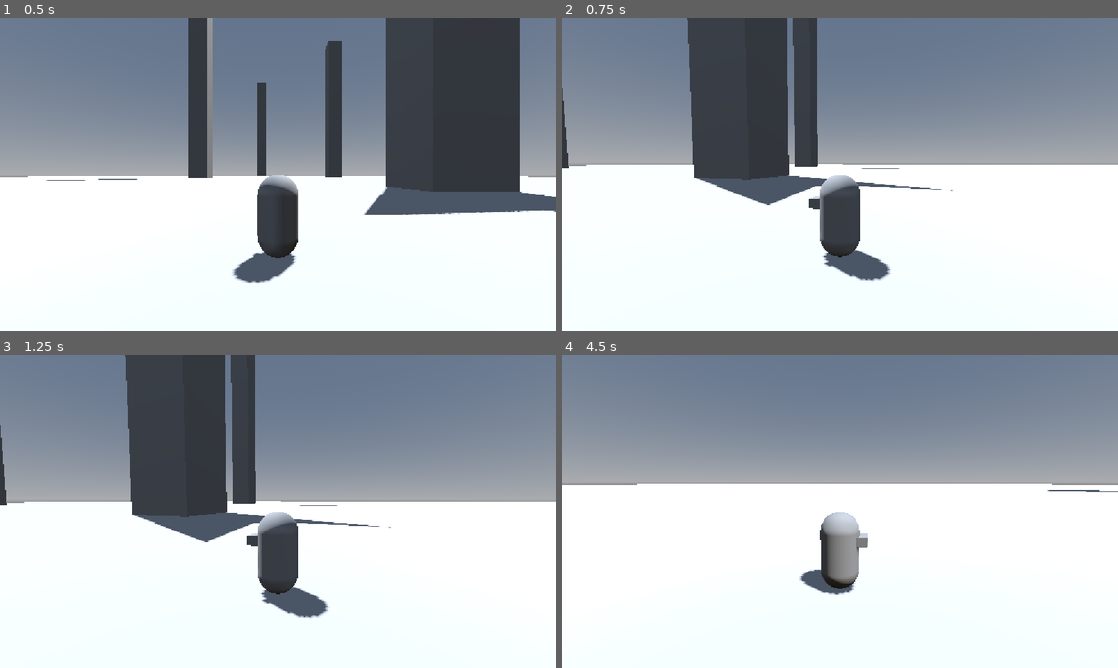
Above: before the commit, frames 1-4 (two rows, left to right).
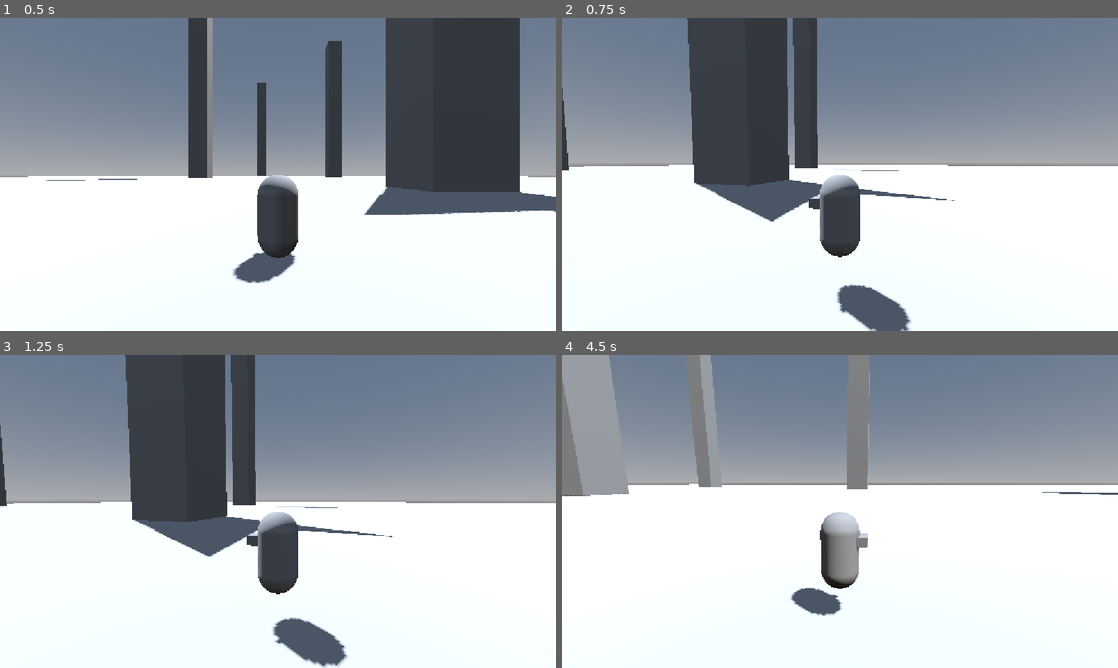
Above: after the commit, the same moments.

Repository: aLittleTooQuiet/godot-third-person-controller
Game: Godot game, scene res://main.tscn
Two runs of this game, one before a commit and one after it. Both use one fixed random seed, a clock stepped at 60 frames per second and the inputs below.
Inputs (mouse positions are in pixels of both pictures, inside the frame that each line leads up to):
- Up to frame 1 (0.5 s): no input
- Up to frame 2 (0.75 s): tap Enter (ui_accept) at 0.5, 0.6 s; move the mouse to (867, 174) at 0.52 s; hold Up (ui_up) from 0.53 s (still down)
- Up to frame 3 (1.25 s): keep holding Up (ui_up); tap Enter (ui_accept) at 0.77, 1.07 s
- Up to frame 4 (4.5 s): keep holding Up (ui_up); move the mouse to (812, 511) at 1.27 s; tap Enter (ui_accept) at 1.35, 1.52, 1.82, 2.1, 2.75, 2.85, 3.02, 3.32, 3.6, 3.77, 4.07, 4.35 s; move the mouse to (851, 505) at 2.02 s; move the mouse to (834, 517) at 2.77 s; move the mouse to (878, 514) at 3.52 s; move the mouse to (795, 508) at 4.27 s

Frame 1 is identical in both runs. In frame 2, 4.0% of the frame differs, in the area x 0-100%, y 46-100%; in frame 3, 3.8%; in frame 4, 5.8%, in the area x 0-100%, y 0-84%.

Commit message:
Added movement, controller input

Diff:
--- a/main.tscn
+++ b/main.tscn
@@ -36,7 +36,6 @@
 shadow_enabled = true
 
 [node name="Player" parent="." unique_id=1558574974 instance=ExtResource("1_ig7tw")]
-transform = Transform3D(1, 0, 0, 0, 1, 0, 0, 0, 1, 0, 1, 0)
 
 [node name="Node" type="Node" parent="." unique_id=1048274564]
 
@@ -69,3 +68,23 @@
 [node name="MeshInstance3D5" type="MeshInstance3D" parent="Node" unique_id=2080355800]
 transform = Transform3D(1, 0, 0, 0, 1, 0, 0, 0, 1, 22.77031, 50, -23.447021)
 mesh = SubResource("BoxMesh_uq3xw")
+
+[node name="MeshInstance3D6" type="MeshInstance3D" parent="Node" unique_id=1975337132]
+transform = Transform3D(1, 0, 0, 0, 1, 0, 0, 0, 1, -101.293236, 50, 6.7463226)
+mesh = SubResource("BoxMesh_uq3xw")
+
+[node name="MeshInstance3D7" type="MeshInstance3D" parent="Node" unique_id=247268119]
+transform = Transform3D(1, 0, 0, 0, 1, 0, 0, 0, 1, -41.25425, 50, 77.12709)
+mesh = SubResource("BoxMesh_uq3xw")
+
+[node name="MeshInstance3D8" type="MeshInstance3D" parent="Node" unique_id=144338471]
+transform = Transform3D(1, 0, 0, 0, 1, 0, 0, 0, 1, -127.12908, 50, 115.04636)
+mesh = SubResource("BoxMesh_uq3xw")
+
+[node name="MeshInstance3D9" type="MeshInstance3D" parent="Node" unique_id=413573681]
+transform = Transform3D(1, 0, 0, 0, 1, 0, 0, 0, 1, 22.961967, 50, 172.14514)
+mesh = SubResource("BoxMesh_uq3xw")
+
+[node name="MeshInstance3D10" type="MeshInstance3D" parent="Node" unique_id=756468564]
+transform = Transform3D(1, 0, 0, 0, 1, 0, 0, 0, 1, -60.46026, 50, 202.93443)
+mesh = SubResource("BoxMesh_uq3xw")
--- a/player/player.gd
+++ b/player/player.gd
@@ -2,17 +2,21 @@
 
 @export var mouse_h_sensitivity: float = 0.02
 @export var mouse_v_sensitivity: float = 0.02
+@export var joypad_h_sensitivity: float = 0.06
+@export var joypad_v_sensitivity: float = 0.03
 @export var camera_tilt_min: float = -60.0
 @export var camera_tilt_max: float = 30.0
 @export var default_fov: float = 75.0
 @export var fov_max: float = 80.0
 @export var spring_arm_default_length: float = 5.0
 @export var spring_arm_max_length: float = 8.0
+@export var invert_v_look: bool = true
 
 @onready var pivot_horizontal: Node3D = %PivotHorizontal
 @onready var pivot_vertical: Node3D = %PivotVertical
 @onready var camera: Camera3D = %Camera3D
 @onready var spring_arm: SpringArm3D = $CameraMount/PivotHorizontal/PivotVertical/SpringArm3D
+@onready var avatar: Node3D = $Avatar
 
 const SPEED = 5.0
 const JUMP_VELOCITY = 4.5
@@ -24,26 +28,17 @@
 
 func _physics_process(delta: float) -> void:
 	pass
-	## Add the gravity.
-	#if not is_on_floor():
-		#velocity += get_gravity() * delta
-#
-	## Handle jump.
-	#if Input.is_action_just_pressed("ui_accept") and is_on_floor():
-		#velocity.y = JUMP_VELOCITY
-#
-	## Get the input direction and handle the movement/deceleration.
-	## As good practice, you should replace UI actions with custom gameplay actions.
-	#var input_dir := Input.get_vector("ui_left", "ui_right", "ui_up", "ui_down")
-	#var direction := (transform.basis * Vector3(input_dir.x, 0, input_dir.y)).normalized()
-	#if direction:
-		#velocity.x = direction.x * SPEED
-		#velocity.z = direction.z * SPEED
-	#else:
-		#velocity.x = move_toward(velocity.x, 0, SPEED)
-		#velocity.z = move_toward(velocity.z, 0, SPEED)
-#
-	#move_and_slide()
+	# Add the gravity.
+	if not is_on_floor():
+		velocity += get_gravity() * delta
+
+	# Handle jump.
+	if Input.is_action_just_pressed("ui_accept") and is_on_floor():
+		velocity.y = JUMP_VELOCITY
+
+	_handle_controller_camera_movement()
+	_handle_ground_movement()
+
 
 
 func _input(event: InputEvent) -> void:
@@ -79,3 +74,41 @@
 			Input.mouse_mode = Input.MOUSE_MODE_VISIBLE
 		else:
 			Input.mouse_mode = Input.MOUSE_MODE_CAPTURED
+
+
+func _handle_controller_camera_movement() -> void:
+	# camera vertical (controller):
+	var camera_v := -Input.get_axis("camera_forward", "camera_backward")
+	if invert_v_look:
+		camera_v = -camera_v
+	if !is_zero_approx(camera_v):
+		print("camera_v: %f" % camera_v)
+		var cam_min_angle_rads := deg_to_rad(camera_tilt_min)
+		var cam_max_angle_rads := deg_to_rad(camera_tilt_max)
+		pivot_vertical.rotation.x += camera_v * joypad_v_sensitivity
+		pivot_vertical.rotation.x = clampf(
+			pivot_vertical.rotation.x,
+			cam_min_angle_rads,
+			cam_max_angle_rads
+			)
+	# camera horizontal (controller):
+	var camera_h := Input.get_axis("camera_left", "camera_right")
+	if !is_zero_approx(camera_h):
+		pivot_horizontal.rotation.y += -camera_h * joypad_h_sensitivity
+
+
+func _handle_ground_movement() -> void:
+	# Get the input direction and handle the movement/deceleration.
+	# As good practice, you should replace UI actions with custom gameplay actions.
+	var input_dir := Input.get_vector("move_left", "move_right", "move_forward", "move_back")
+	var direction := (transform.basis * Vector3(input_dir.x, 0, input_dir.y)).normalized()
+	direction = direction.rotated(Vector3.UP, pivot_horizontal.rotation.y)
+	if direction:
+		avatar.look_at(global_position - direction, Vector3.UP, true)
+		velocity.x = direction.x * SPEED
+		velocity.z = direction.z * SPEED
+	else:
+		velocity.x = move_toward(velocity.x, 0, SPEED)
+		velocity.z = move_toward(velocity.z, 0, SPEED)
+
+	move_and_slide()
--- a/player/player.tscn
+++ b/player/player.tscn
@@ -12,6 +12,7 @@
 size = Vector3(0.5, 0.235, 0.461)
 
 [node name="Player" type="CharacterBody3D" unique_id=1558574974]
+transform = Transform3D(1, 0, 0, 0, 1, 0, 0, 0, 1, 0, 1, 0)
 script = ExtResource("1_oul6g")
 
 [node name="CollisionShape3D" type="CollisionShape3D" parent="." unique_id=909987702]
--- a/project.godot
+++ b/project.godot
@@ -20,6 +20,53 @@
 window/stretch/mode="canvas_items"
 window/stretch/aspect="expand"
 
+[input]
+
+move_forward={
+"deadzone": 0.2,
+"events": [Object(InputEventKey,"resource_local_to_scene":false,"resource_name":"","device":-1,"window_id":0,"alt_pressed":false,"shift_pressed":false,"ctrl_pressed":false,"meta_pressed":false,"pressed":false,"keycode":0,"physical_keycode":87,"key_label":0,"unicode":119,"location":0,"echo":false,"script":null)
+, Object(InputEventJoypadMotion,"resource_local_to_scene":false,"resource_name":"","device":-1,"axis":1,"axis_value":-1.0,"script":null)
+]
+}
+move_back={
+"deadzone": 0.2,
+"events": [Object(InputEventKey,"resource_local_to_scene":false,"resource_name":"","device":-1,"window_id":0,"alt_pressed":false,"shift_pressed":false,"ctrl_pressed":false,"meta_pressed":false,"pressed":false,"keycode":0,"physical_keycode":83,"key_label":0,"unicode":115,"location":0,"echo":false,"script":null)
+, Object(InputEventJoypadMotion,"resource_local_to_scene":false,"resource_name":"","device":-1,"axis":1,"axis_value":1.0,"script":null)
+]
+}
+move_left={
+"deadzone": 0.2,
+"events": [Object(InputEventKey,"resource_local_to_scene":false,"resource_name":"","device":-1,"window_id":0,"alt_pressed":false,"shift_pressed":false,"ctrl_pressed":false,"meta_pressed":false,"pressed":false,"keycode":0,"physical_keycode":65,"key_label":0,"unicode":97,"location":0,"echo":false,"script":null)
+, Object(InputEventJoypadMotion,"resource_local_to_scene":false,"resource_name":"","device":-1,"axis":0,"axis_value":-1.0,"script":null)
+]
+}
+move_right={
+"deadzone": 0.2,
+"events": [Object(InputEventKey,"resource_local_to_scene":false,"resource_name":"","device":-1,"window_id":0,"alt_pressed":false,"shift_pressed":false,"ctrl_pressed":false,"meta_pressed":false,"pressed":false,"keycode":0,"physical_keycode":83,"key_label":0,"unicode":115,"location":0,"echo":false,"script":null)
+, Object(InputEventJoypadMotion,"resource_local_to_scene":false,"resource_name":"","device":-1,"axis":0,"axis_value":1.0,"script":null)
+]
+}
+camera_forward={
+"deadzone": 0.2,
+"events": [Object(InputEventJoypadMotion,"resource_local_to_scene":false,"resource_name":"","device":-1,"axis":3,"axis_value":-1.0,"script":null)
+]
+}
+camera_backward={
+"deadzone": 0.2,
+"events": [Object(InputEventJoypadMotion,"resource_local_to_scene":false,"resource_name":"","device":-1,"axis":3,"axis_value":1.0,"script":null)
+]
+}
+camera_left={
+"deadzone": 0.2,
+"events": [Object(InputEventJoypadMotion,"resource_local_to_scene":false,"resource_name":"","device":-1,"axis":2,"axis_value":-1.0,"script":null)
+]
+}
+camera_right={
+"deadzone": 0.2,
+"events": [Object(InputEventJoypadMotion,"resource_local_to_scene":false,"resource_name":"","device":-1,"axis":2,"axis_value":1.0,"script":null)
+]
+}
+
 [physics]
 
 3d/physics_engine="Jolt Physics"
